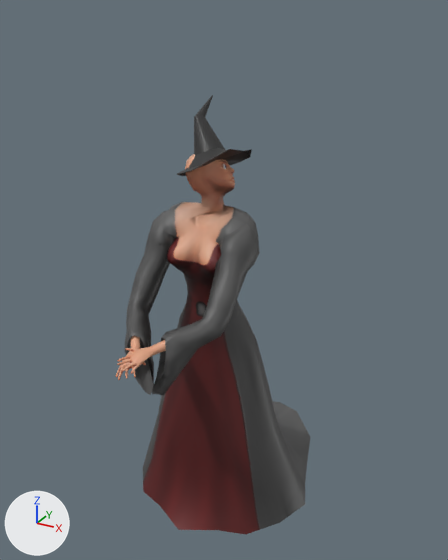
An edit to the FBX model Assets/Models/Characters/witch/witch@unHandcuff.fbx, drawn before and after from the same camera.
The view is the same before and after, from a 50 mm camera at (0.0111, -0.02, 0.0199) aimed at (-0.0005, 0.001, 0.0094). Every picture has the same lights, and +X, +Y and +Z are marked at lower left. Both versions are drawn at frame 291 of the action 'Take 001'; the numbers are the values there. Vertices at the same position are counted once.

Objects in the first picture: 'witch_lowPoly', 'witchesHat'.
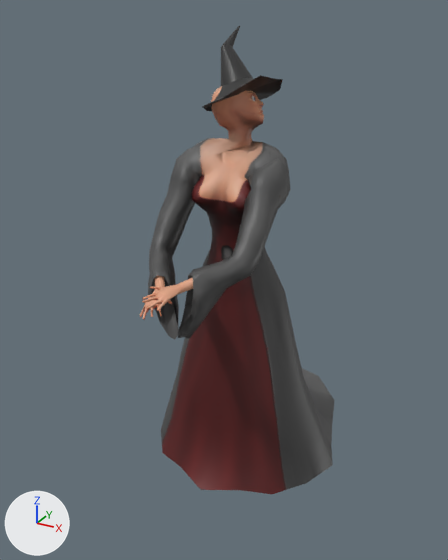
What changed in the scene script:
```text
Change me_mesh:
    where me_mesh.from_pydata(...)  # 1605 vertices, 3146 faces; spans x -1.36..1.36, y -2.35..2.7, z -2.16..2.16
    used by ob_witch_lowpoly; location = (0.0, 0.0, 0.00706); rotation_euler = (1.571, 0.0, 0.0), in degrees (90, 0, 0); scale = (0.003, 0.003, 0.003)
    me_mesh part 1: the whole mesh is moved by (0.0, 2.55, -0.67)
Change me_mesh_001:
    used by ob_witcheshat; location = (0.0, 0.0, 0.00706); rotation_euler = (1.571, 0.0, 0.0), in degrees (90, 0, 0); scale = (0.003, 0.003, 0.003)
    remove me_mesh_001.from_pydata(...)  # 87 vertices, 170 faces; spans x -0.422..0.449, y 2.319..3.273, z -0.245..0.687
    add me_mesh_001.from_pydata(...)  # 86 vertices, 168 faces; spans x -0.422..0.449, y 4.872..5.826, z -0.916..0.016
    me_mesh_001 part 2: the whole mesh is rebuilt
    me_mesh_001 part 3
    81 vertices are added at x -0.422..0.449, y 4.872..5.826, z -0.916..0.016
    5 new vertices lie (0.001, -0.005, 0.001) away from vertices in x -0.422..0.432, y 4.915..5.359, z -0.783..0.015
    168 new faces join them
Change ob_witch_lowpoly:
    ob_witch_lowpoly.location: (0.0, 0.0, 0.00706) -> (0.0, 0.0, 0.0)
    ob_witch_lowpoly.scale: (0.003, 0.003, 0.003) -> (0.0033, 0.0033, 0.0033)
Change ob_witcheshat:
    ob_witcheshat.location: (0.0, 0.0, 0.00706) -> (0.0, 0.0, 0.0)
    ob_witcheshat.scale: (0.003, 0.003, 0.003) -> (0.0033, 0.0033, 0.0033)
```

Boxes (x1, y1, x2, y2) around the edits, measured in the pictures (448 x 560 px):
'witch_lowPoly', moved, rescaled (7% taller)
    before: (115, 154, 310, 534)
    after: (140, 86, 334, 494)
'witchesHat', reshaped, moved, rescaled (8% wider)
    before: (177, 95, 252, 176)
    after: (202, 26, 283, 111)
part 2 of me_mesh_001, deleted
    before: (177, 95, 252, 176)
part 3 of me_mesh_001, added
    after: (202, 26, 283, 111)
